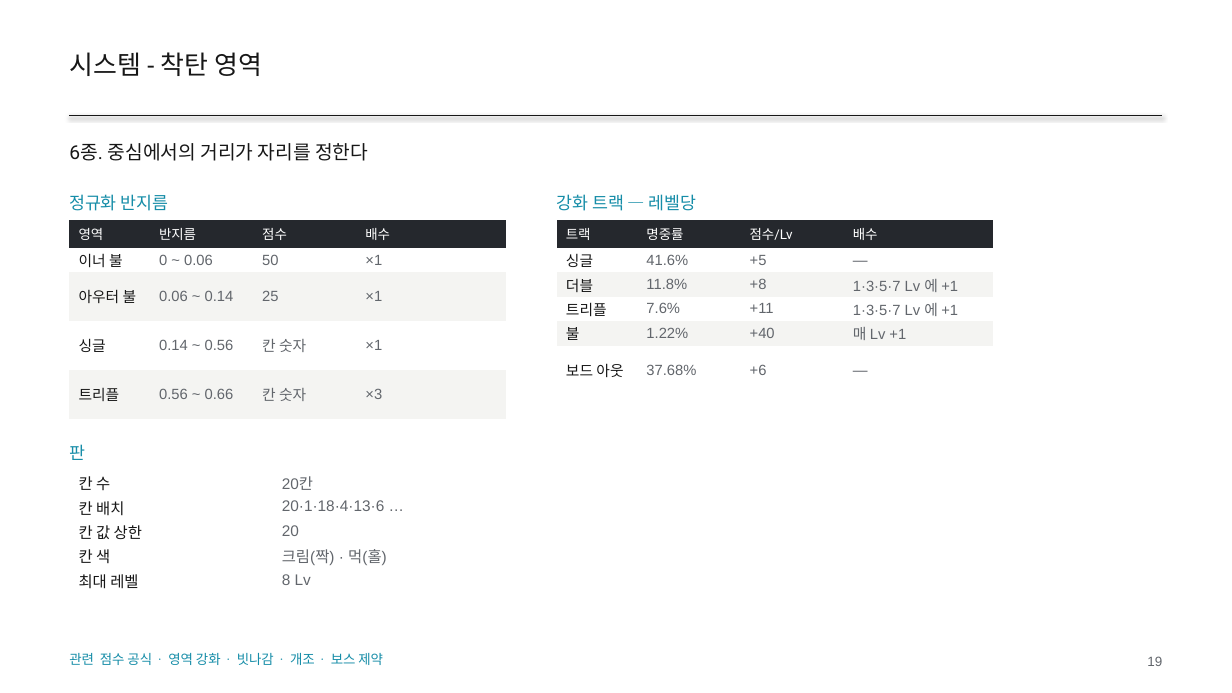
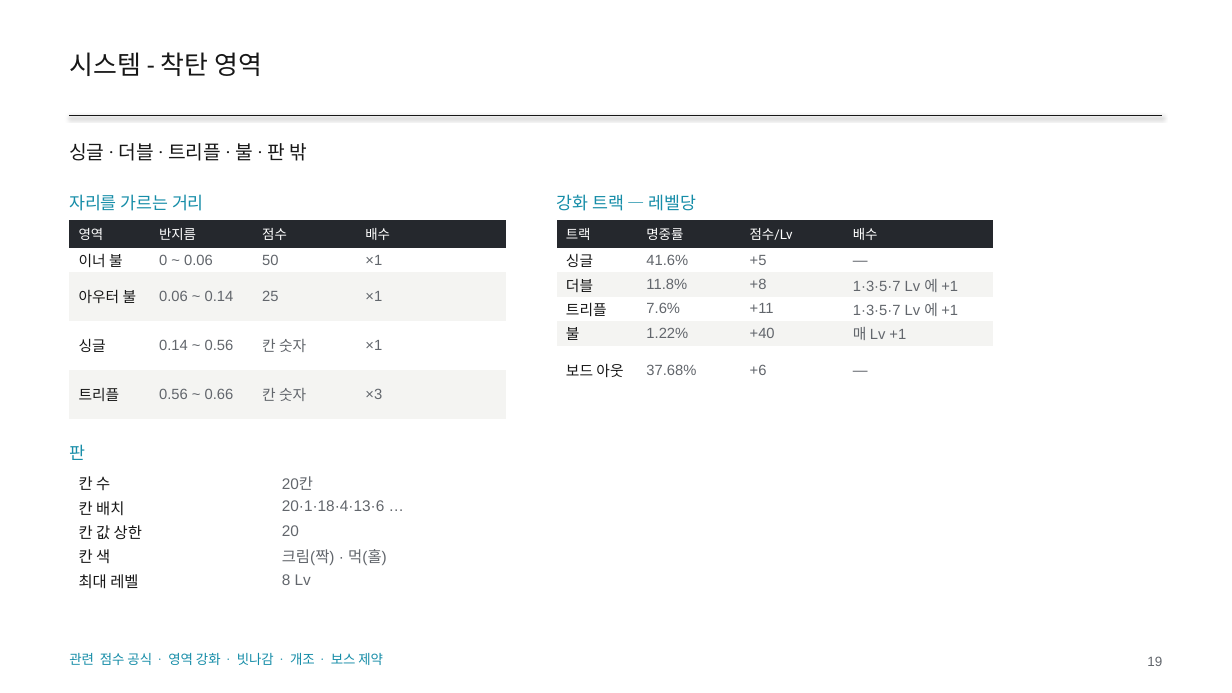
Before and after one commit to GGbong69/test-03, a slide deck: slide 19 of docs/HIGHTONE_기획서.pptx. Drawn at 1232x693 pixels with LibreOffice and Linux fonts; fonts in the diff are those of the drawing. Boxes give left, top, right and bottom in pixels: in the first picture for what was removed or moved away, otherwise in the second. Text is boxed around its words. In the diff, an @@ line names an element or a change of style, - is before the commit and + after.

```diff
--- a/docs/HIGHTONE_기획서.pptx
+++ b/docs/HIGHTONE_기획서.pptx
@@ text at box(69, 143, 307, 161): text changed @@
-6종. 중심에서의 거리가 자리를 정한다
+싱글 · 더블 · 트리플 · 불 · 판 밖
@@ text at box(69, 194, 204, 211): text changed @@
-정규화 반지름
+자리를 가르는 거리
```
Also in this commit, not shown: 18 other slides changed, 3 other files.
